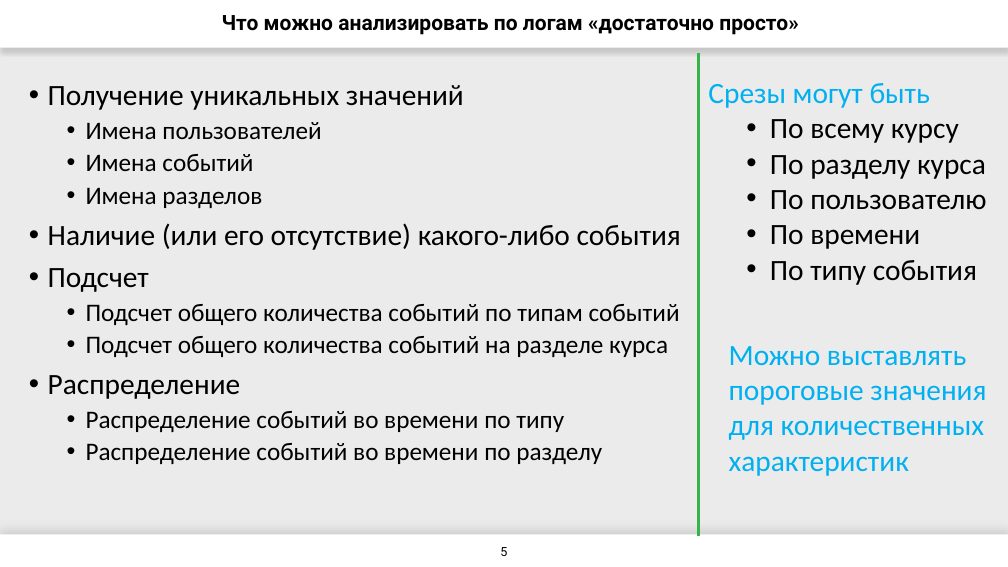
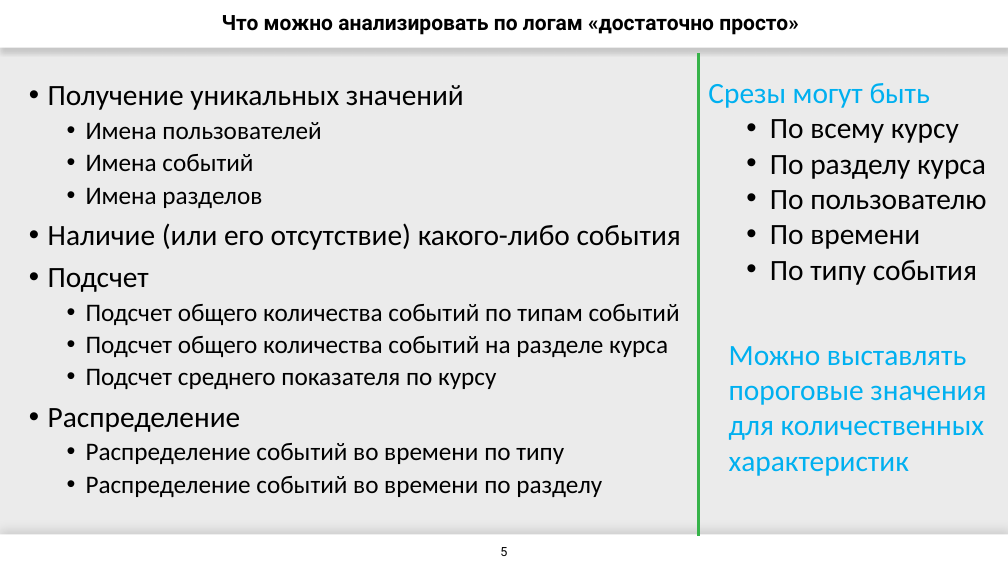
Before and after one commit to mandarinSh/OpenPolyEdu, a slide deck: slide 5 of docs/2019_OpenEdu_Logs_Analytics_v1.pptx. Drawn at 1008x567 pixels with LibreOffice and Linux fonts; fonts in the diff are those of the drawing; background and template pictures are left out. Boxes give left, top, right and bottom in pixels: in the first picture for what was removed or moved away, otherwise in the second. Text is boxed around its words. In the diff, an @@ line names an element or a change of style, - is before the commit and + after.

```diff
--- a/docs/2019_OpenEdu_Logs_Analytics_v1.pptx
+++ b/docs/2019_OpenEdu_Logs_Analytics_v1.pptx
@@ text at box(86, 368, 496, 389): paragraph added @@
+  • Подсчет среднего показателя по курсу
```
Also in this commit, not shown: 1 other slide changed, 10 other files.
